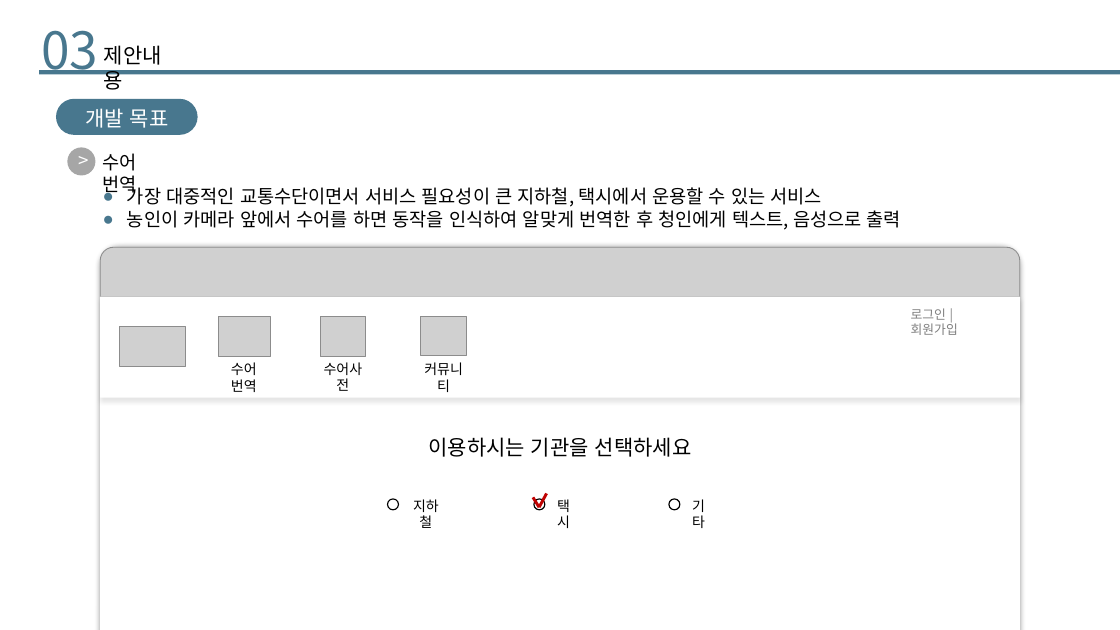
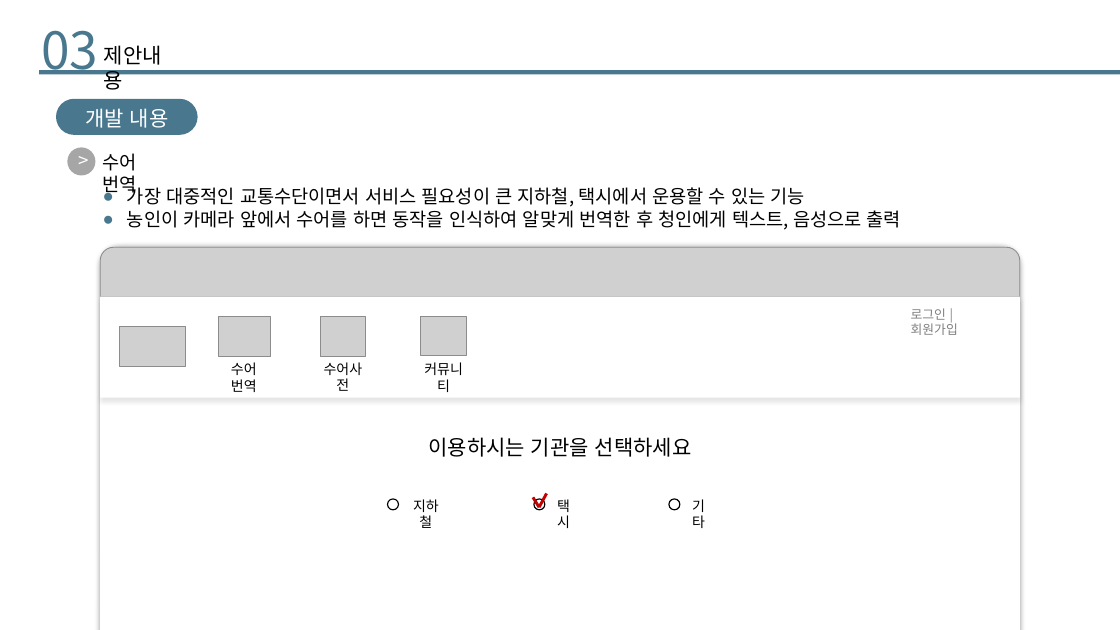
Before and after one commit to SeeUSoon93/final_project, a slide deck: slide 7 of Project/01. Document/실전 프로젝트 기획발표.pptx. Drawn at 1120x630 pixels with LibreOffice and Linux fonts; fonts in the diff are those of the drawing; grey boxes stand for pictures. Boxes give left, top, right and bottom in pixels: in the first picture for what was removed or moved away, otherwise in the second. Text is boxed around its words. In the diff, an @@ line names an element or a change of style, - is before the commit and + after.

```diff
--- a/Project/01. Document/실전 프로젝트 기획발표.pptx
+++ b/Project/01. Document/실전 프로젝트 기획발표.pptx
@@ text in rounded rectangle at (85,108,169,128): text changed @@
-개발 목표
+개발 내용
@@ text at (127,184,805,207): text changed @@
-● 가장 대중적인 교통수단이면서 서비스 필요성이 큰 지하철, 택시에서 운용할 수 있는 서비스
+● 가장 대중적인 교통수단이면서 서비스 필요성이 큰 지하철, 택시에서 운용할 수 있는 기능
```
Also in this commit, not shown: 10 other slides changed, 1 slide removed, 3 other files.
